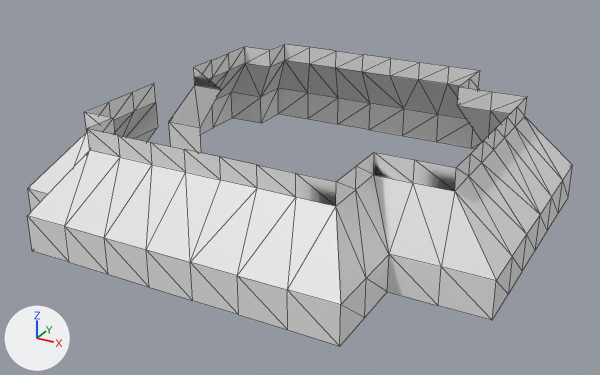
A saved change to the OBJ model mesh/city/coliseo.obj.
Rendered twice from a 50 mm lens placed at (3.77, -2.39, 2.01), pointed at (1.72, 1.33, 0.15). Every picture has the same lights, and +X, +Y and +Z are marked at lower left. Mesh edges are drawn as thin lines. Materials are left out; every surface is plain grey. Where no turn or scale is listed for an object, it has been applied to the vertices. Vertices at the same position are counted once.

Script lines for the objects in view, before the commit:
```python
me_collosseum_cube_005 = bpy.data.meshes.new('Collosseum_Cube.005')
me_collosseum_cube_005.from_pydata(...)  # 162 vertices, 237 faces; spans x 0.5..3.0, y 0.25..2.75, z 0.01..0.62
me_collosseum_cube_005.materials.append(mat_material_001)
ob_collosseum_cube_005 = bpy.data.objects.new('Collosseum_Cube.005', me_collosseum_cube_005)
ob_collosseum_cube_005.location = (0.0, 0.0, 0.0)
```
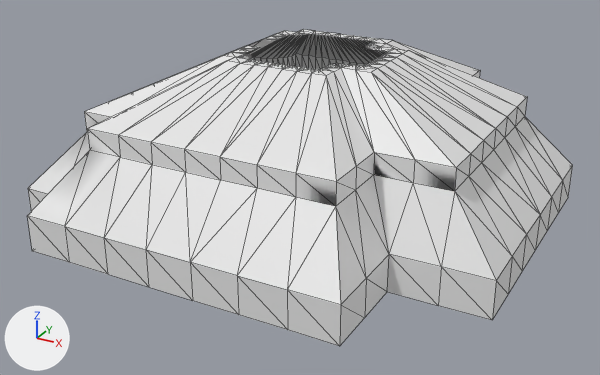
Scene script edits in JSON lines:
```json
{"block": "me_collosseum_cube_005", "where": "# used by ob_collosseum_cube_005; location = (0.0, 0.0, 0.0)"}
{"op": "remove", "block": "me_collosseum_cube_005", "code": "me_collosseum_cube_005.from_pydata(...)  # 162 vertices, 237 faces; spans x 0.5..3.0, y 0.25..2.75, z 0.01..0.62"}
{"op": "add", "block": "me_collosseum_cube_005", "code": "me_collosseum_cube_005.from_pydata(...)  # 803 vertices, 1434 faces; spans x 0.5..3.0, y 0.25..2.75, z 0.01..0.89"}
{"block": "me_collosseum_cube_005", "change": "me_collosseum_cube_005 part 1: 641 vertices added at x 0.75..2.75, y 0.5..2.5, z 0.01..0.89"}
```

Where the change shows, as pixel boxes [x1, y1, x2, y2] in the pictures (600 x 375 px):
```json
{"object": "Collosseum_Cube.005", "change": "reshaped", "before": [27, 44, 573, 346], "after": [27, 29, 573, 346]}
{"part": 1, "of": "me_collosseum_cube_005", "change": "added", "after": [85, 29, 526, 182]}
```
